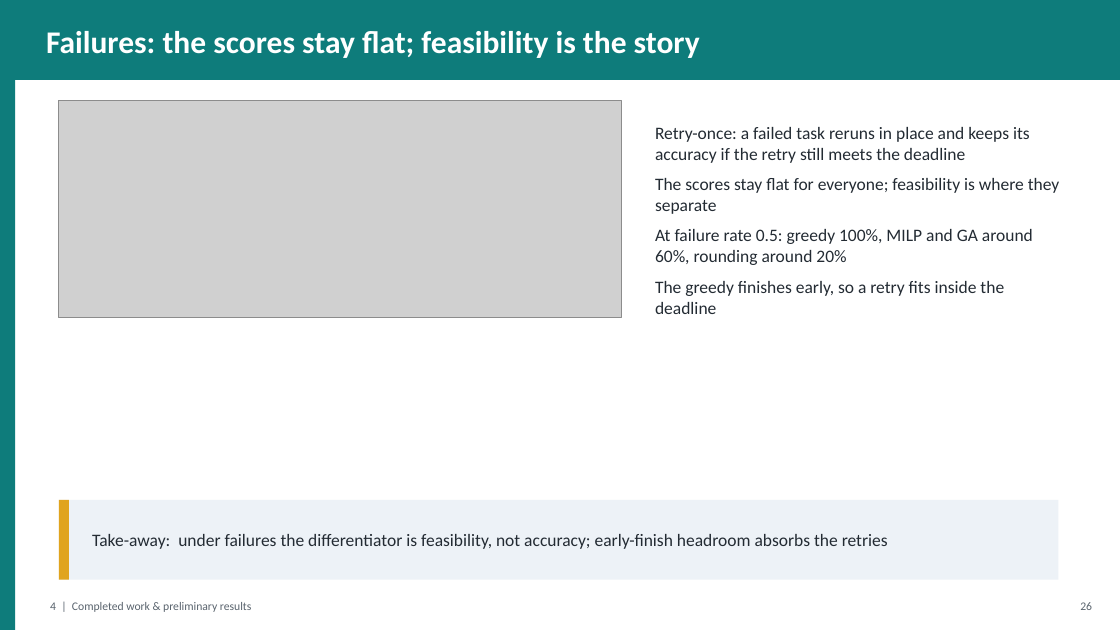
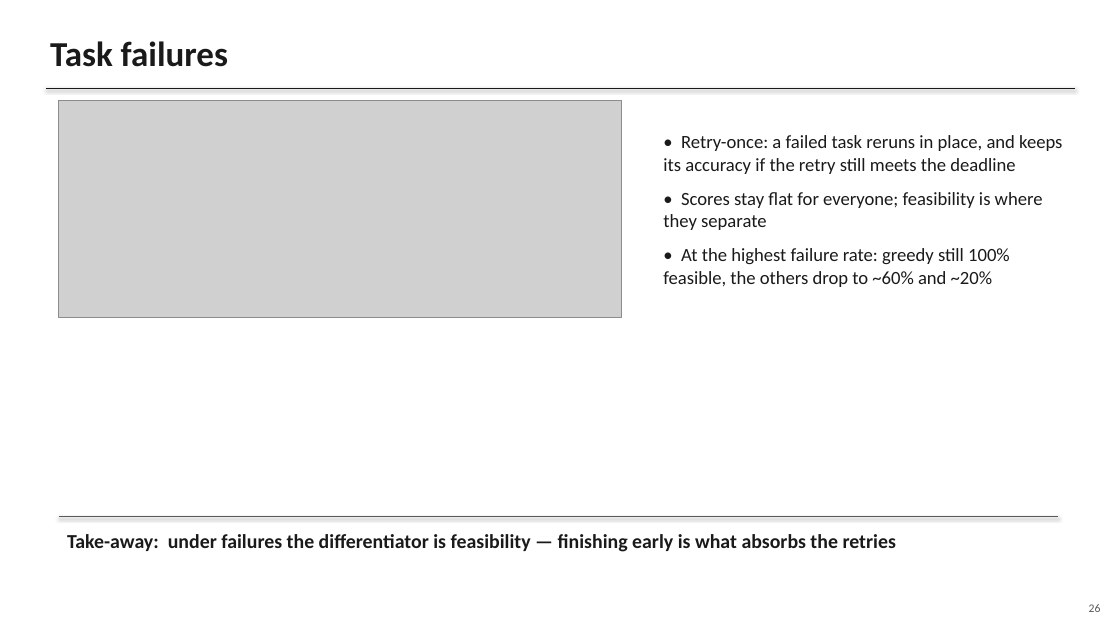
Before and after one commit to gayanigupta/data-aware-scheduling, a slide deck: slide 26 of slides/data-aware-scheduling.pptx (slide 27 before the commit). Drawn at 1120x630 pixels with LibreOffice and Linux fonts; fonts in the diff are those of the drawing; grey boxes stand for pictures. Boxes give left, top, right and bottom in pixels: in the first picture for what was removed or moved away, otherwise in the second. Text is boxed around its words. In the diff, an @@ line names an element or a change of style, - is before the commit and + after.

Commit message:
Plain monochrome slide deck with human-style text

```diff
--- a/slides/data-aware-scheduling.pptx
+++ b/slides/data-aware-scheduling.pptx
@@ rectangle removed at (x1=0, y1=0, x2=1120, y2=80) @@
@@ text removed at (x1=46, y1=31, x2=700, y2=58) @@
-Failures: the scores stay flat; feasibility is the story
@@ text added at (x1=50, y1=41, x2=228, y2=67), 30 pt, text #1A1A1A, bold @@
+Task failures
@@ rectangle removed at (x1=0, y1=80, x2=15, y2=630) @@
@@ line added from (46, 88) to (1075, 88), #1A1A1A 1 pt @@
@@ text at (x1=663, y1=135, x2=1062, y2=287): text changed; size 15 to 16 pt; text colour #232B33 to #1A1A1A @@
-Retry-once: a failed task reruns in place and keeps its accuracy if the retry still meets the deadline
-The scores stay flat for everyone; feasibility is where they separate
-At failure rate 0.5: greedy 100%, MILP and GA around 60%, rounding around 20%
-The greedy finishes early, so a retry fits inside the deadline
+• Retry-once: a failed task reruns in place, and keeps its accuracy if the retry still meets the deadline
+• Scores stay flat for everyone; feasibility is where they separate
+• At the highest failure rate: greedy still 100% feasible, the others drop to ~60% and ~20%
@@ rectangle removed at (x1=59, y1=500, x2=1059, y2=580) @@
@@ rectangle removed at (x1=59, y1=500, x2=69, y2=580) @@
@@ text "Take-away: under failures the differentiator ..." at (x1=67, y1=534, x2=896, y2=552): vertical alignment middle to top @@
@@ line added from (59, 517) to (1059, 517), #595959 0.75 pt @@
@@ text at (x1=67, y1=534, x2=896, y2=552): text changed; size 15 to 17 pt; text colour #232B33 to #1A1A1A; bold on @@
-Take-away: under failures the differentiator is feasibility, not accuracy; early-finish headroom absorbs the retries
+Take-away: under failures the differentiator is feasibility — finishing early is what absorbs the retries
@@ text "26" moved from (x1=1080, y1=602, x2=1092, y2=610) to (x1=1089, y1=604, x2=1101, y2=612) @@
@@ text "26" at (x1=1089, y1=604, x2=1101, y2=612): text colour #5A646E to #595959 @@
@@ text removed at (x1=50, y1=602, x2=251, y2=612) @@
-4 | Completed work & preliminary results
```
Also in this commit, not shown: 29 other slides changed, 14 slides added, 16 slides removed, 1 other file.
